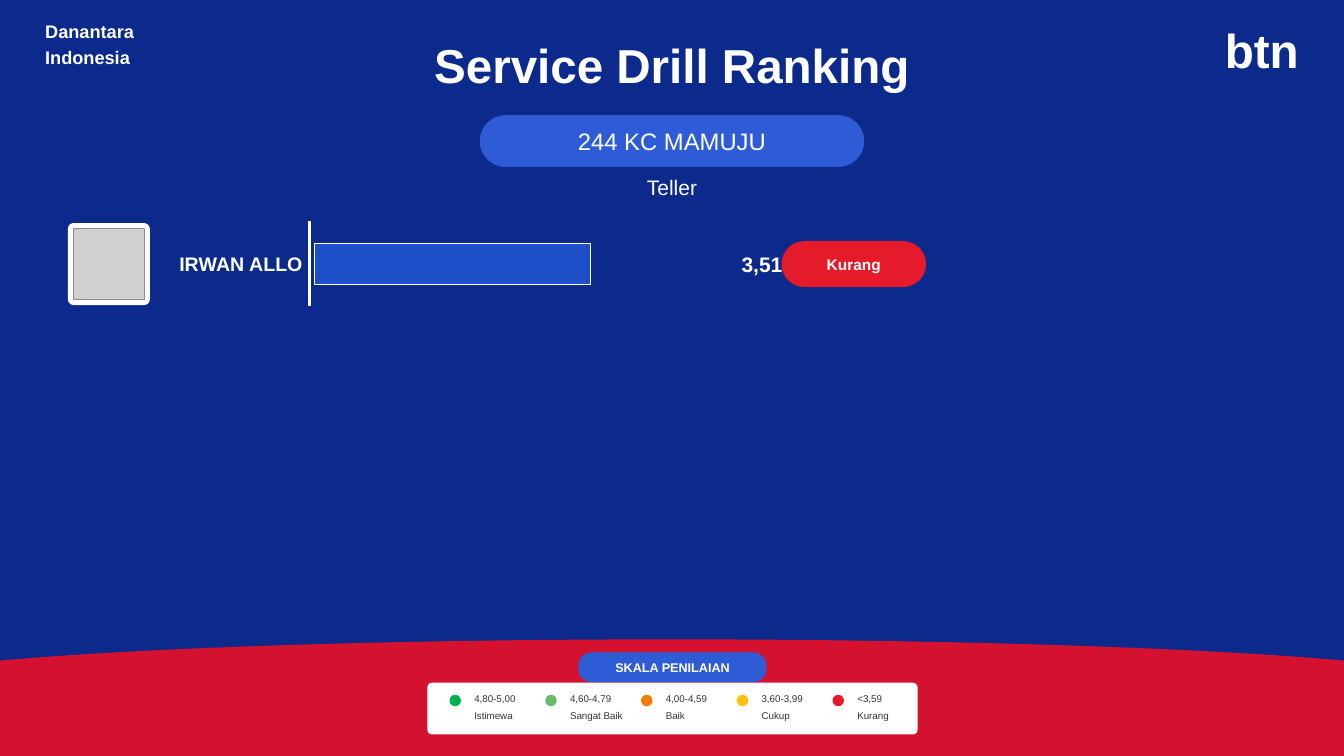
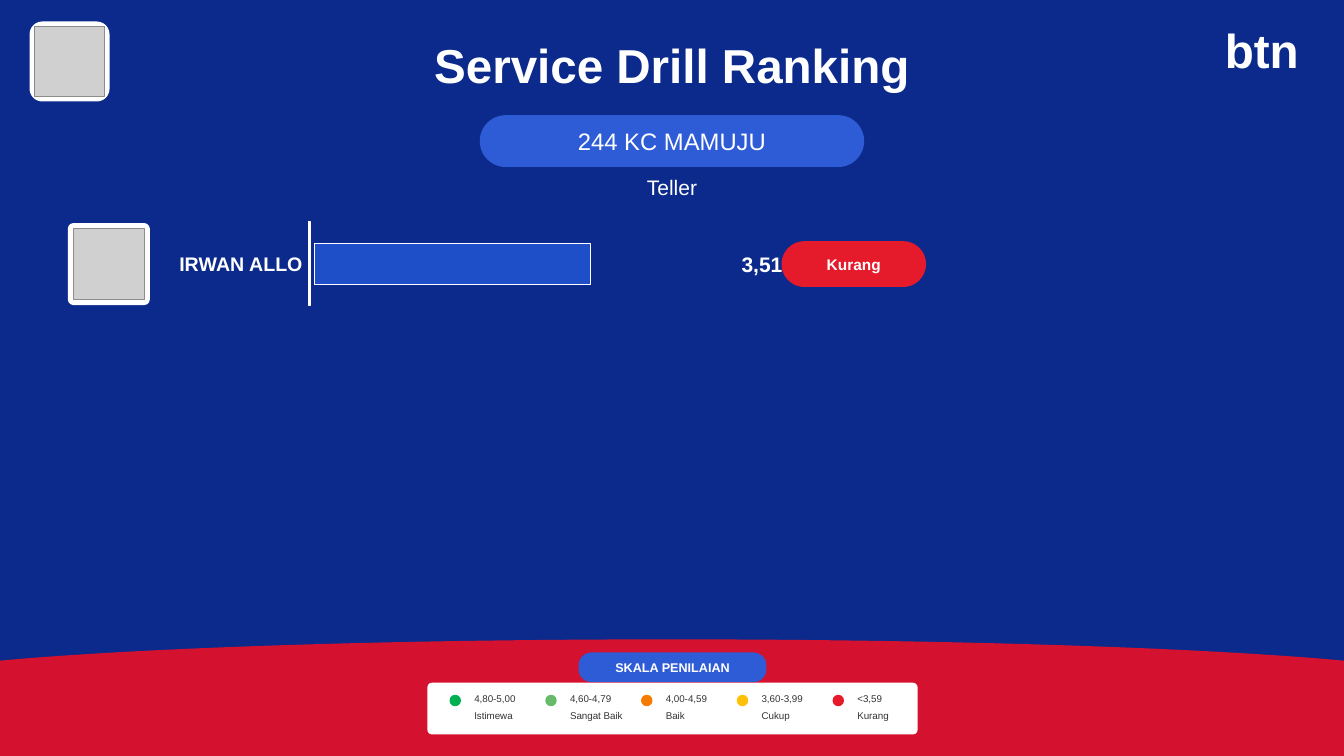
Before and after one commit to hengkiyudijanto/btn-sip, a slide deck: slide 2 of ranking-nyata.pptx. Drawn at 1344x756 pixels with LibreOffice and Linux fonts; fonts in the diff are those of the drawing; grey boxes stand for pictures. Boxes give left, top, right and bottom in pixels: in the first picture for what was removed or moved away, otherwise in the second. Text is boxed around its words. In the diff, an @@ line names an element or a change of style, - is before the commit and + after.

Commit message:
Ranking PPTX: pasang logo Danantara di kop
Logo Danantara dikirim user sebagai gambar, sebelumnya kop hanya memakai
teks 'Danantara Indonesia'.

- Logo ditanam sebagai base64 di dalam kode (src/lib/sip/ranking-pptx.ts)
  supaya ikut di dalam berkas PPTX yang diunduh — kalau hanya merujuk
  berkas di public/, logo hilang saat PPTX dibuka di komputer lain
- Kotak putihnya dibuat PERSEGI (0,78 x 0,78 inci) karena logo rasionya
  1:1; kotak 1,78 x 0,62 membuat logo gepeng
- Versi Python (scripts/buat-pptx-ranking.py) juga memakai logo dari
  public/danantara-logo.png

```diff
--- a/ranking-nyata.pptx
+++ b/ranking-nyata.pptx
@@ rounded rectangle added at bbox=[30, 22, 109, 101], fill #FFFFFF, outline #FFFFFF 1 pt @@
@@ picture added at bbox=[34, 26, 105, 97] @@
@@ text removed at bbox=[45, 25, 134, 38] @@
-Danantara
@@ text removed at bbox=[45, 50, 130, 64] @@
-Indonesia
```
Also in this commit, not shown: 1 other slide changed, 9 other files.
